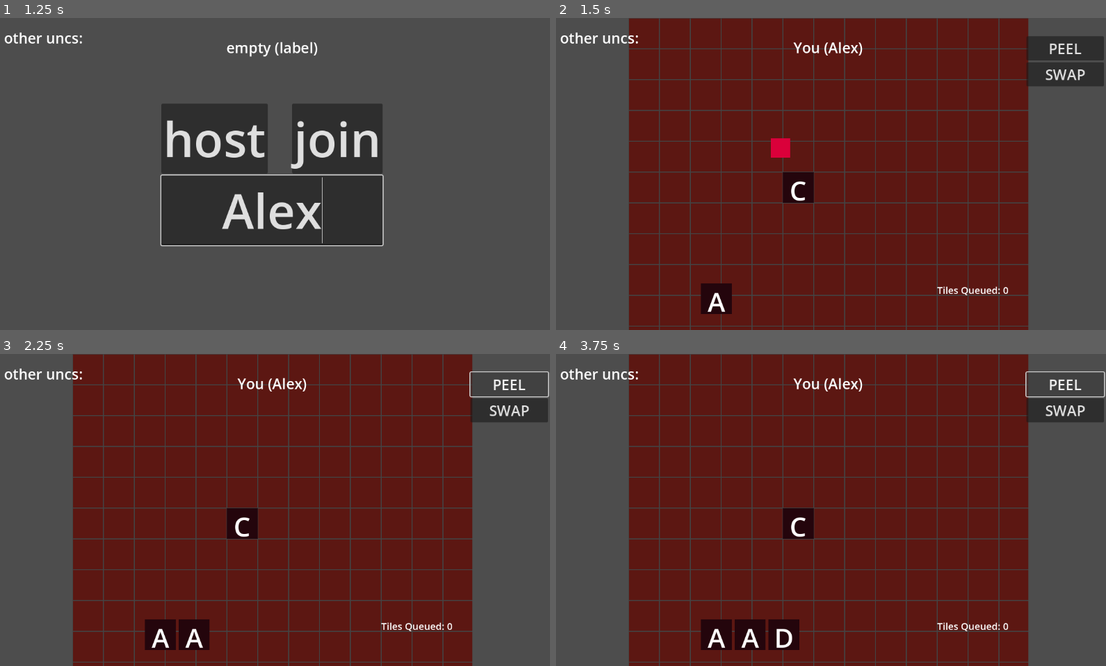
Above: before the commit, frames 1-4 (two rows, left to right).
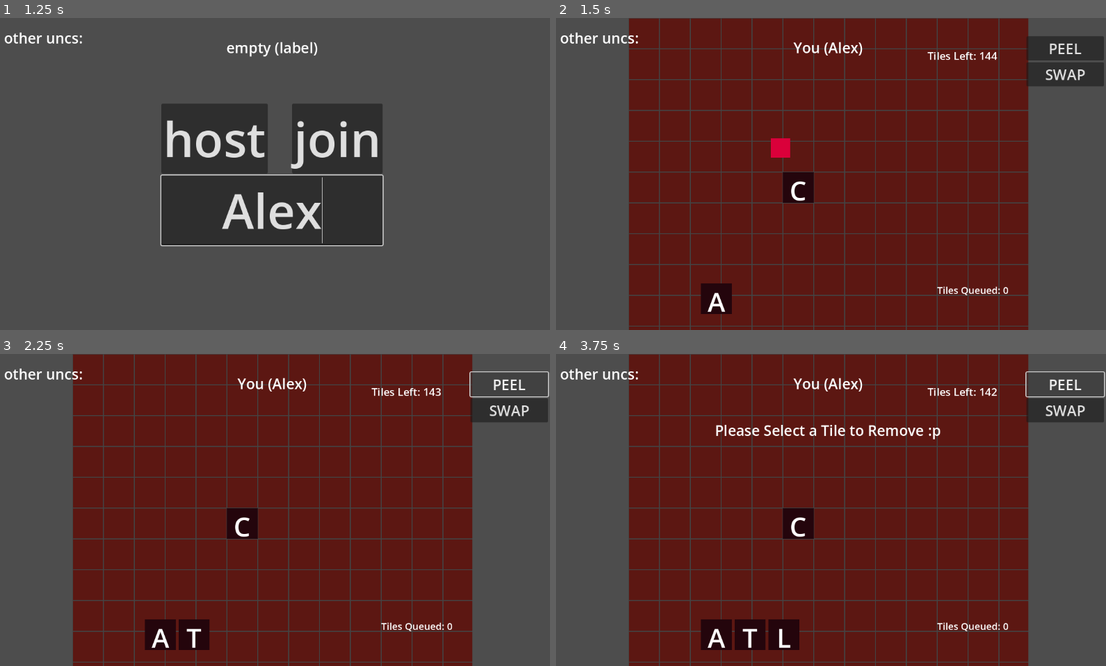
Above: after the commit, the same moments.

Repository: generallyy/bananagrams
Game: Godot game, scene res://scenes/Main.tscn
Two runs of this game, one before a commit and one after it. Both use one fixed random seed, a clock stepped at 60 frames per second and the inputs below.
Inputs (mouse positions are in pixels of both pictures, inside the frame that each line leads up to):
- Up to frame 1 (1.25 s): click (269, 211) at 0.52 s; type "Alex" at 0.6 s
- Up to frame 2 (1.5 s): click "host" at 1.25 s
- Up to frame 3 (2.25 s): click "PEEL" at 2 s
- Up to frame 4 (3.75 s): click "SWAP" at 2.75 s; click "PEEL" at 3.5 s

Frame 1 is identical in both runs. In frame 2, 0.2% of the frame differs, in the area x 67-81%, y 10-14%; in frame 3, 0.3%; in frame 4, 1.0%, in the area x 29-81%, y 10-95%.

Commit message:
SWAP
fully functional swap. everything works, yay! what's next -> tiles swapping places, denying placement, etc. then word evaluation.
i fixed some stuff yay it actually works now

Diff:
--- a/scenes/PlayerBoard.tscn
+++ b/scenes/PlayerBoard.tscn
@@ -11,6 +11,20 @@
 [sub_resource type="Theme" id="Theme_x22qi"]
 default_font = SubResource("SystemFont_q3brd")
 default_font_size = 30
+
+[sub_resource type="SystemFont" id="SystemFont_vvkwx"]
+font_names = PackedStringArray("Andale Mono")
+
+[sub_resource type="Theme" id="Theme_wikn8"]
+default_font = SubResource("SystemFont_vvkwx")
+default_font_size = 30
+
+[sub_resource type="SystemFont" id="SystemFont_4iscs"]
+font_names = PackedStringArray("Andale Mono")
+
+[sub_resource type="Theme" id="Theme_7v6c1"]
+default_font = SubResource("SystemFont_4iscs")
+default_font_size = 22
 
 [node name="PlayerBoard" type="Node2D"]
 z_index = -1
@@ -60,4 +74,20 @@
 layout_mode = 2
 text = "SWAP"
 
+[node name="MsgBox" type="Label" parent="."]
+offset_top = 137.0
+offset_right = 1152.0
+offset_bottom = 172.0
+theme = SubResource("Theme_wikn8")
+text = "message box! not that you'll see this."
+horizontal_alignment = 1
+
+[node name="TileCount" type="Label" parent="."]
+offset_left = 782.0
+offset_top = 63.0
+offset_right = 925.0
+offset_bottom = 108.0
+theme = SubResource("Theme_7v6c1")
+text = "Tiles Left:"
+
 [connection signal="pressed" from="VBoxContainer/Swap" to="." method="_on_swap_pressed"]
--- a/scripts/DropLogic.gd
+++ b/scripts/DropLogic.gd
@@ -37,12 +37,9 @@
 	var board_index = Vector2i(snapped_pos / cell_size)
 
 	# Remove old position from board_state
-	if tile.has_meta("origin_tile"):	# because only board tiles have meta data
-		var origin = tile.get_meta("origin_tile")
-		for pos in board.board_state.keys():
-			if board.board_state[pos] == origin:
-				board.board_state.erase(pos)
-				break
+	if tile.has_meta("origin_pos"):	# because only board tiles have meta data
+		var origin_pos = tile.get_meta("origin_pos")
+		board.board_state.erase(origin_pos)
 
 	# Remove from tile rack if it's there
 	if tile.get_parent() == board.tile_rack.tile_layer:
--- a/scripts/PlayerBoard.gd
+++ b/scripts/PlayerBoard.gd
@@ -1,6 +1,5 @@
+# playerboard
 extends Node2D
-
-
 
 @export var cell_scene: PackedScene
 var board_state := {}  # Dictionary with Vector2i -> Tile
@@ -12,12 +11,17 @@
 var is_dragging := false
 var drag_start_mouse := Vector2.ZERO
 var drag_start_offset := Vector2.ZERO
+
+var tryna_swap = false
+var tilect = 0
 
 @onready var grid_root = $SubViewportContainer/SubViewport/ZoomContainer/GridCells
 @onready var zoom_node = $SubViewportContainer/SubViewport/ZoomContainer
 @onready var viewport = $SubViewportContainer/SubViewport
 @onready var peel_button = $VBoxContainer/Peel
 @onready var swap_button = $VBoxContainer/Swap
+@onready var msgbox = $MsgBox
+@onready var tile_count = $TileCount
 @onready var sanity_dot = zoom_node.get_node("sanity")
 @onready var tile_rack = viewport.get_node("TileRack")
 
@@ -33,29 +37,19 @@
 	board_state[Vector2i(5, 5)] = make_node_tile("C")
 	draw_visible_grid(Vector2i(0, 0), grid_size)
 	viewport.size = $SubViewportContainer.size
-	#print("grid_root's parent is zoom_node? ", grid_root.get_parent() == zoom_node)
 
 	if multiplayer.is_server() and get_multiplayer_authority() == 1:
 		print("generating tile pool")
 		tile_pool = generate_tile_pool()
+		host_update_tile_count()
 	# THIS IS VERY TEMPORARY OKAY
 	tile_rack.add_tile("A")
 
 	if get_multiplayer_authority() != multiplayer.get_unique_id():
-		print(">> visibility disabled for board %d on player %d's screen." % [get_multiplayer_authority(), multiplayer.get_unique_id()])
 		visible = false
-	print("peel: ", peel_button.disabled, " ", peel_button.is_visible_in_tree())
-	peel_button.name = "Peel_%s" % get_multiplayer_authority()
-	print(peel_button.name)
+	#peel_button.name = "Peel_%s" % get_multiplayer_authority()
 	peel_button.connect("pressed", _on_peel_pressed)
-
-	#if multiplayer.get_unique_id() != get_multiplayer_authority():
-		#visible = false
-#
-	#else:
-		#print("I am the authority of this PlayerBoard. Peel is active.")
-	#add_to_group("player_board")
-
+	msgbox.visible = false
 
 
 
@@ -77,7 +71,8 @@
 			if board_state.has(pos):
 				var original_tile = board_state[pos]
 				var visual_tile = original_tile.duplicate()
-				visual_tile.set_meta("origin_tile", original_tile)
+				visual_tile.set_meta("origin_tile", original_tile)		# this is unnecessary.
+				visual_tile.set_meta("origin_pos", pos)
 				cell.add_child(visual_tile)
 
 func queue_free_children(node: Node):
@@ -102,8 +97,11 @@
 		# --- START/STOP DRAGGING ---
 		if event.button_index == MOUSE_BUTTON_LEFT:
 			if event.pressed:
-				if is_clicking_tile():
+				var tile = is_clicking_tile()
+				if tile != null:
 					print("TILES HAVE BEEN CLICKED")
+					if tryna_swap:
+						on_swap_tile_clicked(tile)
 					return
 				is_dragging = true
 				drag_start_mouse = event.position
@@ -120,11 +118,11 @@
 		zoom_node.position = drag_start_offset + delta
 
 
-func is_clicking_tile() -> bool:
+func is_clicking_tile():
 	for tile in get_tree().get_nodes_in_group("draggable_tile"):
 		if tile.is_mouse_hovering():
-			return true
-	return false
+			return tile
+	return null
 
 func zoom(zoom_change, mouse_position):
 	# legoat https://forum.godotengine.org/t/camera2d-zoom-position-towards-the-mouse/28757/5
@@ -142,35 +140,101 @@
 
 #
 func _on_swap_pressed():
-	print("swap is being pressed")
-	print("get authority and is authority: ", get_multiplayer_authority(), " ", is_multiplayer_authority())
-	pass # Replace with function body.
-
+	tryna_swap = not tryna_swap
+	if tilect < 3:
+		swap_error()
+		return
+	if tryna_swap:
+		msgbox.text = "Please Select a Tile to Remove :p"
+		msgbox.visible = true
+	else:
+		msgbox.visible = false
+
+func swap_error():
+	print("not enough tiles to swap!")
+	msgbox.text = "Not Enough Tiles to Swap :O"
+	msgbox.visible = true
+	await get_tree().create_timer(1.0).timeout
+
+	msgbox.visible = false
+
+
+func on_swap_tile_clicked(tile):
+	tryna_swap = false
+	msgbox.visible = false
+
+	if tilect < 3:
+		swap_error()
+		return
+
+	var letter = tile.letter
+	if tile.has_meta("origin_pos"):
+		board_state.erase(tile.get_meta("origin_pos"))
+	tile.queue_free()
+
+	request_swap.rpc_id(1)
+	add_tile_to_bag.rpc_id(1, letter)
+
+
+@rpc("any_peer", "call_local")
+func add_tile_to_bag(letter: String):
+	if not multiplayer.is_server():
+		print(">>>> YOU HAVE PROBLEMS <<<<")
+	else:
+		var board = get_node("/root/Main/1/Board_1")
+		board.host_add_tile_to_bag(letter)
+
+
+func host_add_tile_to_bag(letter: String):
+	tile_pool.insert(0, letter)
+	host_update_tile_count()
+
+@rpc("any_peer", "call_local")
+func request_swap():
+	if not multiplayer.is_server():
+		print(">>>> YOU HAVE PROBLEMS <<<<")
+	else:
+		var board = get_node("/root/Main/1/Board_1")
+		board.host_request_swap()
+
+func host_request_swap():
+	var sender_id = multiplayer.get_remote_sender_id()
+	if sender_id == 0:
+		sender_id = 1 		# should never occur..?
+	if tile_pool.size() < 3:		# should never occur
+		swap_error()
+		return
+	if sender_id == 1:		# when i was testing it was 1... so...
+		for i in range (3):
+			var tile = tile_pool.pop_back()
+			give_tile(tile)
+	else:
+		for i in range (3):
+			var tile = tile_pool.pop_back()
+			var board_node = get_node("/root/Main/%s/Board_%s" % [sender_id, sender_id])
+			board_node.rpc_id(sender_id, "give_tile", tile)
+
+
+
+# i genuinely do not know how this works
 @rpc("any_peer", "call_local")
 func request_peel():
-	print("📩 request_peel() called on peer ID:", multiplayer.get_unique_id(), ", is_server:", multiplayer.is_server())
-
-	print(get_path())
 	if not multiplayer.is_server():
 		print(">>>> YOU HAVE PROBLEMS <<<<")
 	else:
 		var board = get_node("/root/Main/1/Board_1")
-		print(board)
 		board.host_request_peel()
 
-@rpc("authority")	# this is so weird. authority == get_multiplayer_authority, authority != host
+#@rpc("authority")	# this is so weird. authority == get_multiplayer_authority, authority != host
 func host_request_peel():
-	print("📩 request_peel() called on peer ID:", multiplayer.get_unique_id(), ", is_server:", multiplayer.is_server())
-	#if get_multiplayer_authority() != 1:
-		#print("⛔ Only the host should run this.")
-		#return		# was that it?
 	var sender_id = multiplayer.get_remote_sender_id()
 
+	# this also works too?!?!?
 	if sender_id == 0:
-		sender_id = 1
-
-	print("authority: ", get_multiplayer_authority())
-	print("multiplayer_is_server: ", multiplayer.is_server())
+		sender_id = 1	# actually idk i think it might just be 1 auto
+
+	#print("authority: ", get_multiplayer_authority())
+	#print("multiplayer_is_server: ", multiplayer.is_server())
 
 	# Host pulls one tile for each player
 	for peer_id in multiplayer.get_peers():
@@ -188,6 +252,28 @@
 		var host_board = get_node("/root/Main/1/Board_1")
 		host_board.give_tile(tile_pool.pop_back())
 
+	host_update_tile_count()
+
+## should only be called by authority = 1, is_server(). rpcs the tile count to everyone else to adjust.
+func host_update_tile_count():
+	print("hello this runs")
+	tilect = tile_pool.size()
+	print("tilect: ", tilect)
+	tile_count.text = "Tiles Left: %d" % tilect
+	for peer_id in multiplayer.get_peers():
+		rpc_id(peer_id, "update_tile_count", tilect)
+
+@rpc("any_peer")
+func update_tile_count(count: int):
+	var my_id = multiplayer.get_unique_id()
+	var path = "/root/Main/%d/Board_%d/" % [my_id, my_id]
+	var board = get_node_or_null(path)
+	if board == null:
+		print("❌ Couldn't find label for my board at path:", path)
+		return
+	board.tilect = count
+	board.tile_count.text = "Tiles Left: %d" % count
+
 @rpc("any_peer")
 func give_tile(tile):
 	tile_rack.add_tile(tile)
@@ -201,30 +287,36 @@
 	var pool = []
 
 	# this is just testing lol
-	for l in ["E", "D", "C", "B", "A"]:
-		add_letter(pool, l, 1)
+	#for l in ["E", "D", "C", "B", "A"]:
+		#add_letter(pool, l, 1)
 #
-	#for l in ["J", "K", "Q", "X", "Z"]:
-		#add_letter(pool, l, 2)
-#
-	#for l in ["B", "C", "F", "H", "M", "P", "V", "W", "Y"]:
-		#add_letter(pool, l, 3)
-#
-	#add_letter(pool, "G", 4)
-	#add_letter(pool, "L", 5)
-#
-	#for l in ["D", "S", "U"]:
-		#add_letter(pool, l, 6)
-#
-	#add_letter(pool, "N", 8)
-#
-	#for l in ["T", "R"]:
-		#add_letter(pool, l, 9)
-#
-	#add_letter(pool, "O", 11)
-	#add_letter(pool, "I", 12)
-	#add_letter(pool, "A", 13)
-	#add_letter(pool, "E", 18)
+	pool = generate_array_default()
 
 	pool.shuffle()
 	return pool
+
+func generate_array_default() -> Array:
+	var pool = []
+	for l in ["J", "K", "Q", "X", "Z"]:
+		add_letter(pool, l, 2)
+
+	for l in ["B", "C", "F", "H", "M", "P", "V", "W", "Y"]:
+		add_letter(pool, l, 3)
+
+	add_letter(pool, "G", 4)
+	add_letter(pool, "L", 5)
+
+	for l in ["D", "S", "U"]:
+		add_letter(pool, l, 6)
+
+	add_letter(pool, "N", 8)
+
+	for l in ["T", "R"]:
+		add_letter(pool, l, 9)
+
+	add_letter(pool, "O", 11)
+	add_letter(pool, "I", 12)
+	add_letter(pool, "A", 13)
+	add_letter(pool, "E", 18)
+
+	return pool
Not shown: 1 places in scenes/PlayerBoard.tscn that only renumber resources
